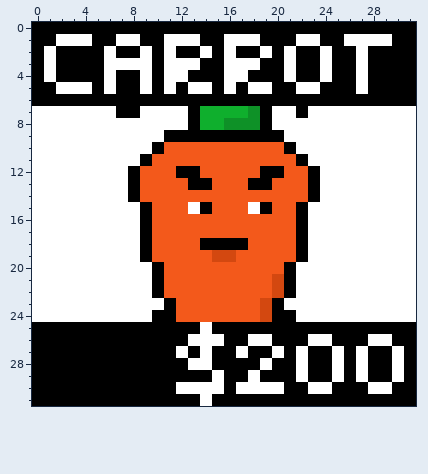
Edited in one commit: pixel-art sprite (images/cards/carrot.png). Above is the file before it was changed.
The file is 32x32 pixels.
The same view after the edit:
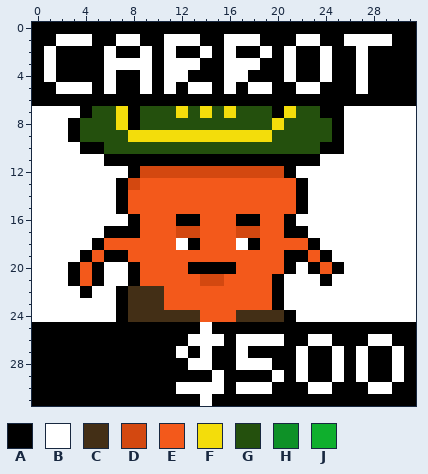
Palette (. is transparent): A #000000  B #ffffff  C #432f16  D #d34810  E #f3591b  F #f3dd0b  G #24500d  H #0e9127  J #0faf2d
The edit:
@@ x 0..31 @@
  6 AAAAAAAAAAAAAAAAAAAAAAAAAAAAAAAA
- 7 BBBBBBBAABBBBAJJJJHABBABBBBBBBBB
- 8 BBBBBBBBBBBBBAJJHHHABBBBBBBBBBBB
- 9 BBBBBBBBBBBAAAAAAAAAABBBBBBBBBBB
-10 BBBBBBBBBBAEEEEEEEEEEABBBBBBBBBB
-11 BBBBBBBBBAEEEEEEEEEEEEABBBBBBBBB
-12 BBBBBBBBAEEEAAEEEEEAAEEABBBBBBBB
-13 BBBBBBBBAEEEEAAEEEAAEEEABBBBBBBB
-14 BBBBBBBBAEEEEEEEEEEEEEEABBBBBBBB
-15 BBBBBBBBBAEEEBAEEEBAEEABBBBBBBBB
-16 BBBBBBBBBAEEEEEEEEEEEEABBBBBBBBB
-17 BBBBBBBBBAEEEEEEEEEEEEABBBBBBBBB
-18 BBBBBBBBBAEEEEAAAAEEEEABBBBBBBBB
-19 BBBBBBBBBAEEEEEDDEEEEEABBBBBBBBB
-20 BBBBBBBBBBAEEEEEEEEEEABBBBBBBBBB
-21 BBBBBBBBBBAEEEEEEEEEDABBBBBBBBBB
-22 BBBBBBBBBBAEEEEEEEEEDABBBBBBBBBB
-23 BBBBBBBBBBBAEEEEEEEDABBBBBBBBBBB
-24 BBBBBBBBBBAAEEEEEEEDAABBBBBBBBBB
+ 7 BBBBAGGFAGGGFGFGFGGGAFGGAABBBBBB
+ 8 BBBAGGGFAGGGGGGGGGGGFGGGGABBBBBB
+ 9 BBBAGGGGFFFFFFFFFFFFGGGGGABBBBBB
+10 BBBBAAGGGGGGGGGGGGGGGGGGAABBBBBB
+11 BBBBBBAAAAAAAAAAAAAAAAAABBBBBBBB
+12 BBBBBBBBADDDDDDDDDDDDABBBBBBBBBB
+13 BBBBBBBADEEEEEEEEEEEEEABBBBBBBBB
+14 BBBBBBBAEEEEEEEEEEEEEEABBBBBBBBB
+15 BBBBBBBAEEEEEEEEEEEEEEABBBBBBBBB
+16 BBBBBBBBAEEEAAEEEAAEEABBBBBBBBBB
+17 BBBBBBAAAEEEDDEEEDDEEAABBBBBBBBB
+18 BBBBBAEEEEEEBAEEEBAEEEEABBBBBBBB
+19 BBBBAEAAEEEEEEEEEEEEEAAEABBBBBBB
+20 BBBAEABBAEEEEAAAAEEEEABAEABBBBBB
+21 BBBAEABBAEEEEEDDEEEEABBBABBBBBBB
+22 BBBBABBACCCEEEEEEEEEABBBBBBBBBBB
+23 BBBBBBBACCCEEEEEEEEEABBBBBBBBBBB
+24 BBBBBBBACCCCCCEEECCCCABBBBBBBBBB
 25 AAAAAAAAAAAAAABAAAAAAAAAAAAAAAAA
-26 AAAAAAAAAAAAABBBAABBAAABBAAABBAA
-27 AAAAAAAAAAAABABAABAABABAABABAABA
-28 AAAAAAAAAAAAABBAAAABAABAABABAABA
-29 AAAAAAAAAAAAAAABAABAAABAABABAABA
-30 AAAAAAAAAAAABBBBABBBBAABBAAABBAA
+26 AAAAAAAAAAAAABBBABBBBAABBAAABBAA
+27 AAAAAAAAAAAABABAABAAAABAABABAABA
+28 AAAAAAAAAAAAABBAABBBAABAABABAABA
+29 AAAAAAAAAAAAAAABAAAABABAABABAABA
+30 AAAAAAAAAAAABBBBABBBAAABBAAABBAA
 31 AAAAAAAAAAAAAABAAAAAAAAAAAAAAAAA
